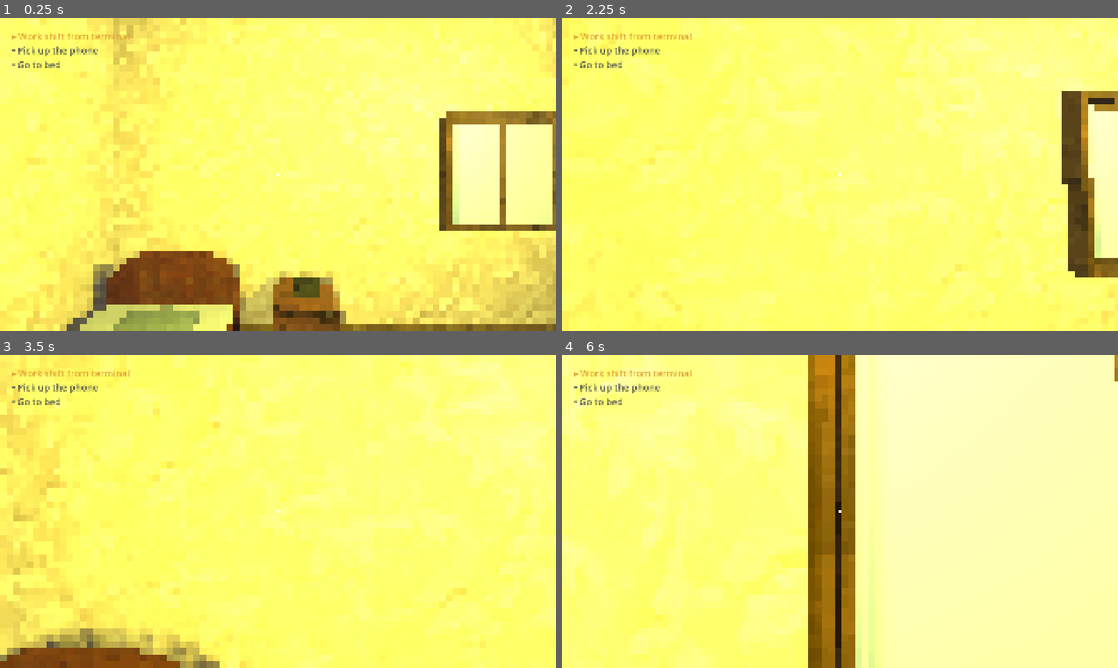
Above: before the commit, frames 1-4 (two rows, left to right).
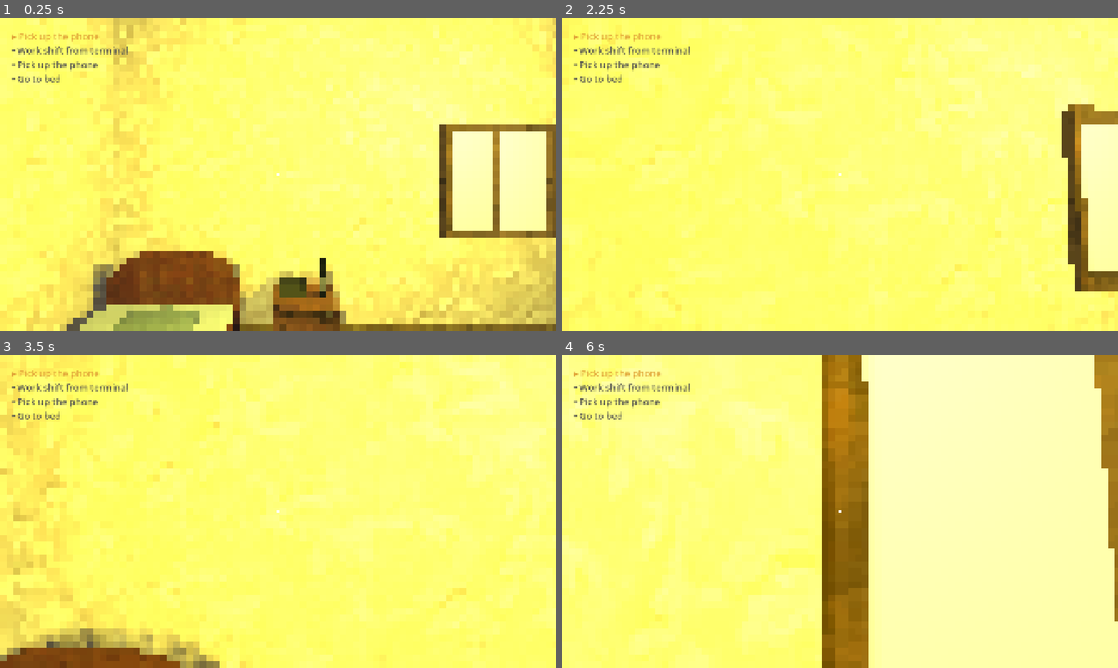
Above: after the commit, the same moments.

Repository: SimonKyselica/still-human
Game: Godot game, scene res://Main.tscn
Two runs of this game, one before a commit and one after it. Both use one fixed random seed, a clock stepped at 60 frames per second and the inputs below. Sound files missing from this copy of the repository are replaced by a short silence.
Inputs (mouse positions are in pixels of both pictures, inside the frame that each line leads up to):
- Up to frame 1 (0.25 s): no input
- Up to frame 2 (2.25 s): tap Enter at 0.5, 2 s; move the mouse to (867, 174) at 0.52 s; hold E (interact) 0.53-1.28 s; hold W (move_forward) from 0.53 s (still down); click (867, 174) at 0.67 s; tap Space (advance_dialog) at 1.25, 1.35 s; move the mouse to (812, 174) at 1.27 s; tap E (interact) at 1.55 s; move the mouse to (851, 168) at 2.02 s; hold E (interact) from 2.03 s (still down)
- Up to frame 3 (3.5 s): keep holding W (move_forward); tap Space (advance_dialog) at 2.75 s; move the mouse to (272, 517) at 2.77 s; release E (interact) at 2.78 s; tap E (interact) at 2.85 s; click (272, 517) at 2.92 s
- Up to frame 4 (6 s): tap Enter at 3.5 s; move the mouse to (878, 514) at 3.52 s; hold Space (advance_dialog) 3.53-4.28 s; tap E (interact) at 3.8, 4.35 s; move the mouse to (795, 508) at 4.27 s; tap Space (advance_dialog) at 5, 5.85 s; move the mouse to (845, 511) at 5.02 s; hold E (interact) 5.03-5.78 s; click (845, 511) at 5.17 s; move the mouse to (817, 505) at 5.77 s; release W (move_forward) at 5.78 s; hold D (move_right) from 5.78 s (still down)

The runs differ from the first frame. In frame 1, 5.0% of the frame differs, in the area x 2-100%, y 4-90%; in frame 2, 3.9%; in frame 3, 0.7%; in frame 4, 10%, in the area x 2-100%, y 0-100%.

Commit message:
bug fixes and minor chnages

Diff:
--- /dev/null
+++ b/Assets/Camera/camera.tscn
@@ -0,0 +1,5 @@
+[gd_scene format=3 uid="uid://c4s5svl5a6g5d"]
+
+[ext_resource type="PackedScene" uid="uid://styyshsjyvrd" path="res://Assets/camera.glb" id="1_2ogcl"]
+
+[node name="camera" unique_id=1124658652 instance=ExtResource("1_2ogcl")]
--- /dev/null
+++ b/Assets/Door/door_with_threshhold.tscn
@@ -0,0 +1,14 @@
+[gd_scene format=3 uid="uid://bm3l3as3w0j5c"]
+
+[ext_resource type="PackedScene" uid="uid://f6pg1ejtsx7" path="res://Assets/door_with_threshhold.glb" id="1_8j5hs"]
+
+[sub_resource type="BoxShape3D" id="BoxShape3D_u8lrn"]
+size = Vector3(1, 2.0210571, 0.17669678)
+
+[node name="door_with_threshhold" unique_id=1155214386 instance=ExtResource("1_8j5hs")]
+
+[node name="StaticBody3D" type="StaticBody3D" parent="." index="4" unique_id=545430702]
+
+[node name="CollisionShape3D" type="CollisionShape3D" parent="StaticBody3D" index="0" unique_id=1978157830]
+transform = Transform3D(1, 0, 0, 0, 1, 0, 0, 0, 1, 0, 0.97299194, 0.0054016113)
+shape = SubResource("BoxShape3D_u8lrn")
--- a/Global Scripts/DayManager.gd
+++ b/Global Scripts/DayManager.gd
@@ -38,7 +38,7 @@
 	for obj in get_tree().get_nodes_in_group("tasks_objects"):
 		if obj is Interactable:
 			var it: Interactable = obj
-			var is_active := it.task_id == active
+			var is_active := it.handles_task(active)
 			it.enabled = false
 			if is_active:
 				# Delay the whole task (ring + interaction) by a few seconds.
@@ -51,7 +51,7 @@
 ## task (guards against the task advancing or the scene reloading mid-wait).
 func _activate_after(it: Interactable, seconds: float) -> void:
 	await get_tree().create_timer(seconds).timeout
-	if not is_instance_valid(it) or it.task_id != GameState.current_task_id():
+	if not is_instance_valid(it) or not it.handles_task(GameState.current_task_id()):
 		return
 	it.on_became_active()
 	it.enabled = true
--- a/Global Scripts/GameState.gd
+++ b/Global Scripts/GameState.gd
@@ -39,7 +39,7 @@
 func _build_schedule(d: int) -> Array[DayTask]:
 	var list: Array[DayTask] = []
 	#list.append(_task("eat",      "Najedz sa",                  "CHORE"))
-	#list.append(_task("phone",    "Pick up the phone",           "PHONE"))
+	list.append(_task("morning_phone",    "Pick up the phone",           "PHONE"))
 	list.append(_task("terminal", "Work shift from terminal", "TERMINAL"))
 	list.append(_task("phone",    "Pick up the phone",           "PHONE"))
 	list.append(_task("sleep",    "Go to bed",                 "SLEEP"))
--- a/Interactibles/Telephone/Phone.gd
+++ b/Interactibles/Telephone/Phone.gd
@@ -27,9 +27,24 @@
 	"Sloppy work is noticed. Don't make it a habit.",
 ]
 
+const DAY1_MORNING: Array[String] = [
+	"Morning. Welcome to your first shift.",
+	"Clear anything under the threshold, hold the rest. Simple.",
+	"We only expect the best of you.",
+]
+const DAY2_MORNING: Array[String] = [
+	"Don't mind the smoke from the vent — it's a productivity measure.",
+	"Today's rules overlap a little. Use your judgement.",
+]
+const DAY3_MORNING: Array[String] = [
+	"Last shift. It's the hardest one. Be careful.",
+]
+
+
 func _ready() -> void:
 	prompt_text = "Pick up Telephone"
 	task_id = "phone"
+	extra_task_ids = ["morning_phone"]
 	add_to_group("tasks_objects")
 	is_ringing = true
 
@@ -57,12 +72,22 @@
 func interact(player: Node) -> void:
 	super.interact(player)
 	stop_ringing()
-	DialogueManager.start_dialog(conver_pos, _handler_lines(), speech_sound)
-	GameState.complete_task("phone")   # zdvihnutie = dokončenie úlohy
+	var task := GameState.current_task_id()
+	DialogueManager.start_dialog(conver_pos, _handler_lines(task), speech_sound)
+	GameState.complete_task(task)   # zdvihnutie = dokončenie úlohy
 	await DialogueManager.dialogue_finished
 	# Hang up: play the put-down sound and wait out its length.
 	AudioManager.play_sound_3d(put_down_sound, global_position, AudioManager.BUS_SFX, 0.0, 1.0, 0.03)
 	await get_tree().create_timer(put_down_sound.get_length()).timeout
 
-func _handler_lines() -> Array[String]:
+func _handler_lines(task: String) -> Array[String]:
+	if task == "morning_phone":
+		return _morning_lines()
 	return PRAISE_LINES if GameState.shift_was_clean() else REPROACH_LINES
+
+func _morning_lines() -> Array[String]:
+	if GameState.day == 2:
+		return DAY2_MORNING
+	elif GameState.day == 3:
+		return DAY3_MORNING
+	return DAY1_MORNING
--- a/Interactibles/interactible.gd
+++ b/Interactibles/interactible.gd
@@ -4,14 +4,18 @@
 @export var prompt_text: String = "Interact"
 @export var enabled: bool = true
 @export var task_id: String = ""
+@export var extra_task_ids: Array[String] = []
 
 signal interacted(player: Node)
 
+func handles_task(id: String) -> bool:
+	return id != "" and (id == task_id or extra_task_ids.has(id))
 
 func can_interact() -> bool:
 	if not enabled:
 		return false
-	if task_id != "" and GameState.current_task_id() != task_id:
+	var bound := task_id != "" or not extra_task_ids.is_empty()
+	if bound and not handles_task(GameState.current_task_id()):
 		return false
 	return true
 
--- a/Main.tscn
+++ b/Main.tscn
@@ -11,15 +11,20 @@
 [ext_resource type="PackedScene" uid="uid://dfpb3htjv5rbl" path="res://Assets/Chair.tscn" id="8_trn2v"]
 [ext_resource type="PackedScene" uid="uid://dqce2l0shv6ib" path="res://Interactibles/Telephone/telephone.tscn" id="10_wkp8b"]
 [ext_resource type="PackedScene" uid="uid://vygtai0p15om" path="res://Assets/Full Setup/night_stand_2.tscn" id="11_20pc6"]
-[ext_resource type="PackedScene" uid="uid://b2s5vsuiytsaa" path="res://Assets/window.glb" id="12_c6i3y"]
-[ext_resource type="PackedScene" uid="uid://c68sg42tmn533" path="res://Assets/Door/door.tscn" id="13_c2ibq"]
 [ext_resource type="PackedScene" uid="uid://dny2j0q2frc7y" path="res://Assets/Objects - Furniture/kitchen_cabinetry.tscn" id="14_5tuhn"]
 [ext_resource type="PackedScene" uid="uid://styyshsjyvrd" path="res://Assets/camera.glb" id="14_c2ibq"]
+[ext_resource type="PackedScene" uid="uid://cwqnh10v56aaq" path="res://Assets/bottle.glb" id="14_mxvw5"]
 [ext_resource type="Script" uid="uid://dqcn2khdyfblg" path="res://Global Scripts/DayManager.gd" id="15_j4qnp"]
+[ext_resource type="PackedScene" uid="uid://bdd7ggxv7hdnl" path="res://Assets/burger.glb" id="15_xrxkg"]
 [ext_resource type="PackedScene" uid="uid://u1opjqysmeut" path="res://Assets/Objects - Furniture/wardrobe.tscn" id="16_fpfj3"]
 [ext_resource type="PackedScene" uid="uid://xu063jr1lrg2" path="res://Assets/Objects - Furniture/kitchen_table.tscn" id="19_2gh4u"]
 [ext_resource type="PackedScene" uid="uid://d34flcbllmjj7" path="res://Assets/Objects - Furniture/couch.tscn" id="19_5tuhn"]
 [ext_resource type="PackedScene" uid="uid://cysf003iup6mm" path="res://Interactibles/Lamp/lamp_2.tscn" id="20_2gh4u"]
+[ext_resource type="PackedScene" uid="uid://ft4nuxe32kea" path="res://Assets/window-2.glb" id="20_devvj"]
+[ext_resource type="PackedScene" uid="uid://cgth34qdcuter" path="res://Assets/carpet.glb" id="21_devvj"]
+[ext_resource type="PackedScene" uid="uid://bs8h8eo6u3aqf" path="res://Assets/tanier.glb" id="22_3b0ty"]
+[ext_resource type="PackedScene" uid="uid://blt6dkmampdbe" path="res://Assets/radio.glb" id="22_xrxkg"]
+[ext_resource type="PackedScene" uid="uid://bm3l3as3w0j5c" path="res://Assets/Door/door_with_threshhold.tscn" id="25_mxvw5"]
 
 [sub_resource type="StandardMaterial3D" id="StandardMaterial3D_r0du0"]
 albedo_color = Color(0.8352941, 1, 1, 1)
@@ -158,27 +163,27 @@
 
 [node name="Furniture - non interactible" type="Node" parent="." unique_id=2003797350]
 
+[node name="camera" parent="Furniture - non interactible" unique_id=1833133659 instance=ExtResource("14_c2ibq")]
+transform = Transform3D(-1, 0, 8.742278e-08, 0, 1, 0, -8.742278e-08, 0, -1, -2.6593542, 2.5552475, -1.234371)
+
+[node name="window-2" parent="Furniture - non interactible" unique_id=1674745859 instance=ExtResource("20_devvj")]
+transform = Transform3D(1, 0, 0, 0, 1, 0, 0, 0, 1, -1.4274929, 2, -5.497556)
+
+[node name="carpet" parent="Furniture - non interactible" unique_id=1489130607 instance=ExtResource("21_devvj")]
+transform = Transform3D(-3.4969112e-08, 0, -0.8, 0, 0.8, 0, 0.8, 0, -3.4969112e-08, -1.15501, 0.505672, -4.345275)
+
 [node name="chair" parent="Furniture - non interactible" unique_id=155543302 instance=ExtResource("8_trn2v")]
 transform = Transform3D(0.5568981, 0, -0.8305809, 0, 1, 0, 0.8305809, 0, 0.5568981, -4.1522636, 0.94507974, -2.1652832)
 
 [node name="chair2" parent="Furniture - non interactible" unique_id=1920050710 instance=ExtResource("8_trn2v")]
-transform = Transform3D(-0.36446667, -0.0050776936, 0.9312024, -0.08824489, 0.9956734, -0.029109227, -0.9270256, -0.0927832, -0.36333776, -1.2269728, 0.95299864, -1.2850728)
+transform = Transform3D(-0.36446667, -0.0050776936, 0.9312024, -0.08824489, 0.9956734, -0.029109227, -0.9270256, -0.0927832, -0.36333776, -1.3866452, 0.95299864, -1.1047826)
 
 [node name="nightStand2" parent="Furniture - non interactible" unique_id=174490276 instance=ExtResource("11_20pc6")]
 transform = Transform3D(0.98570347, 0, -0.16848938, 0, 1, 0, 0.16848938, 0, 0.98570347, -3.5247462, 0.49999976, -5.040107)
 
-[node name="window2" parent="Furniture - non interactible" unique_id=1517303828 instance=ExtResource("12_c6i3y")]
-transform = Transform3D(1, 0, 0, 0, 1, 0, 0, 0, 1, -1.439159, 2.0920806, -5.45)
-
-[node name="camera" parent="Furniture - non interactible" unique_id=1833133659 instance=ExtResource("14_c2ibq")]
-transform = Transform3D(-1, -1.7484555e-07, 8.742278e-08, -1.7484555e-07, 1, 7.642742e-15, -8.742278e-08, -7.642742e-15, -1, 0.29993248, 4.348644, 2.3893325)
-
 [node name="wardrobe" parent="Furniture - non interactible" unique_id=80732810 instance=ExtResource("16_fpfj3")]
 transform = Transform3D(-4.371139e-08, 0, -1, 0, 1, 0, 1, 0, -4.371139e-08, 0.15545619, 1.5499507, -4.716589)
 
-[node name="couch" parent="Furniture - non interactible" unique_id=255986357 instance=ExtResource("19_5tuhn")]
-transform = Transform3D(-0.9981348, 0, -0.06104852, 0, 1, 0, 0.06104852, 0, -0.9981348, -1.2237489, 0.6511053, -3.0280185)
-
 [node name="kitchen_cabinetry" parent="Furniture - non interactible" unique_id=469646082 instance=ExtResource("14_5tuhn")]
 transform = Transform3D(-4.371139e-08, 0, 1, 0, 1, 0, -1, 0, -4.371139e-08, -0.3292061, 0.960394, 1.2671723)
 
@@ -188,19 +193,34 @@
 [node name="kitchen_table2" parent="Furniture - non interactible" unique_id=623282779 instance=ExtResource("19_2gh4u")]
 transform = Transform3D(0.6948186, 0, -0.08501238, 0, 0.7, 0, 0.08501238, 0, 0.6948186, -1.122061, 0.76129305, -4.3372855)
 
+[node name="tanier" parent="Furniture - non interactible" unique_id=654961760 instance=ExtResource("22_3b0ty")]
+transform = Transform3D(1, 0, 0, 0, 1, 0, 0, 0, 1, -1.1294544, 1.2817663, -1.2181425)
+
 [node name="Furniture - interactible" type="Node" parent="." unique_id=413061917]
+
+[node name="couch" parent="Furniture - interactible" unique_id=255986357 instance=ExtResource("19_5tuhn")]
+transform = Transform3D(-0.9981348, 0, -0.06104852, 0, 1, 0, 0.06104852, 0, -0.9981348, -1.2237489, 0.6511053, -3.0280185)
+
+[node name="bottle" parent="Furniture - interactible" unique_id=303642776 instance=ExtResource("14_mxvw5")]
+transform = Transform3D(1, 0, 0, 0, 1, 0, 0, 0, 1, -3.3680587, 1.1806617, -5.0033894)
+
+[node name="burger" parent="Furniture - interactible" unique_id=229075079 instance=ExtResource("15_xrxkg")]
+transform = Transform3D(1, 0, 0, 0, 1, 0, 0, 0, 1, -1.1325356, 1.349809, -1.0698048)
 
 [node name="bed" parent="Furniture - interactible" unique_id=678918744 instance=ExtResource("4_cm0pq")]
 transform = Transform3D(0.99999994, 0, 1.7484554e-07, 0, 1, 0, -1.7484554e-07, 0, 0.99999994, -4.726636, 0.7798519, -4.2146487)
 
 [node name="telephone" parent="Furniture - interactible" unique_id=575691054 instance=ExtResource("10_wkp8b")]
-transform = Transform3D(0.98570347, 0, -0.16848938, 0, 1, 0, 0.16848938, 0, 0.98570347, -3.4956064, 1.0849955, -5.045493)
-
-[node name="door" parent="Furniture - interactible" unique_id=1796309427 instance=ExtResource("13_c2ibq")]
-transform = Transform3D(1, 0, 0, 0, 1, 0, 0, 0, 1, -3.7458107, 1.4751179, 0.9603858)
+transform = Transform3D(0.98570347, 0, -0.16848938, 0, 1, 0, 0.16848938, 0, 0.98570347, -3.6271348, 1.0849955, -5.045493)
 
 [node name="full_setup" parent="Furniture - interactible" unique_id=717901305 instance=ExtResource("5_fos0i")]
 transform = Transform3D(-0.10312767, 0, 1.1955603, 0, 1.1999999, 0, -1.1955603, 0, -0.10312767, -4.691944, 1.2654994, -1.8823124)
 
 [node name="lamp2" parent="Furniture - interactible" unique_id=457198591 instance=ExtResource("20_2gh4u")]
 transform = Transform3D(1, 0, 0, 0, 1, 0, 0, 0, 1, -4.619709, 1.3529806, -1.2719582)
+
+[node name="radio" parent="Furniture - interactible" unique_id=64027984 instance=ExtResource("22_xrxkg")]
+transform = Transform3D(-0.1913157, 0, -0.9815286, 0, 1, 0, 0.9815286, 0, -0.1913157, -0.76074433, 1.3293954, -0.6776347)
+
+[node name="door_with_threshhold" parent="Furniture - interactible" unique_id=1155214386 instance=ExtResource("25_mxvw5")]
+transform = Transform3D(0.9, 0, 0, 0, 0.9, 0, 0, 0, 0.9, -3.8663204, 0.54880774, 0.9400005)
Binary file changed: Assets/camera.glb
Binary file added: Assets/window-2.glb
Not shown, added: Assets/window-2.glb.import
Binary file added: Assets/window-2_window_uv_textured.png
Not shown, added: Assets/window-2_window_uv_textured.png.import
Binary file changed: Assets/window.glb
Not shown, changed: README.md
